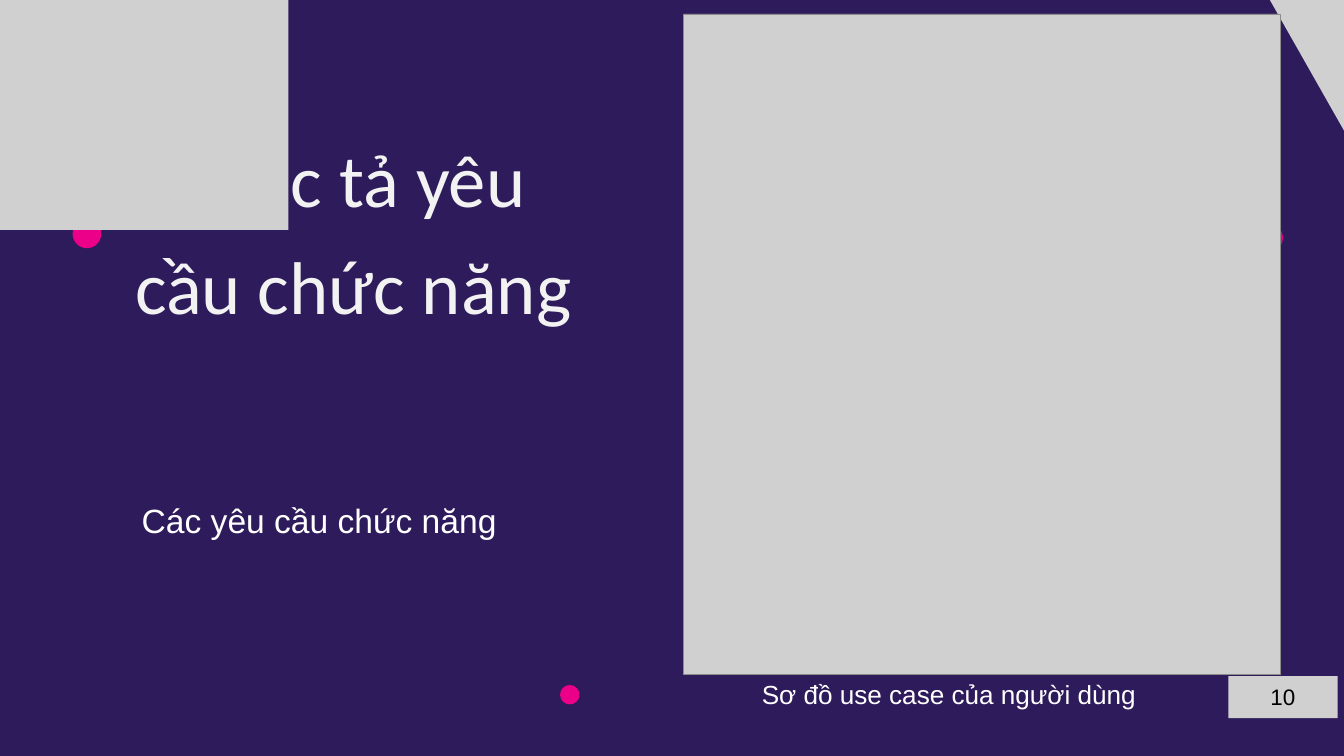
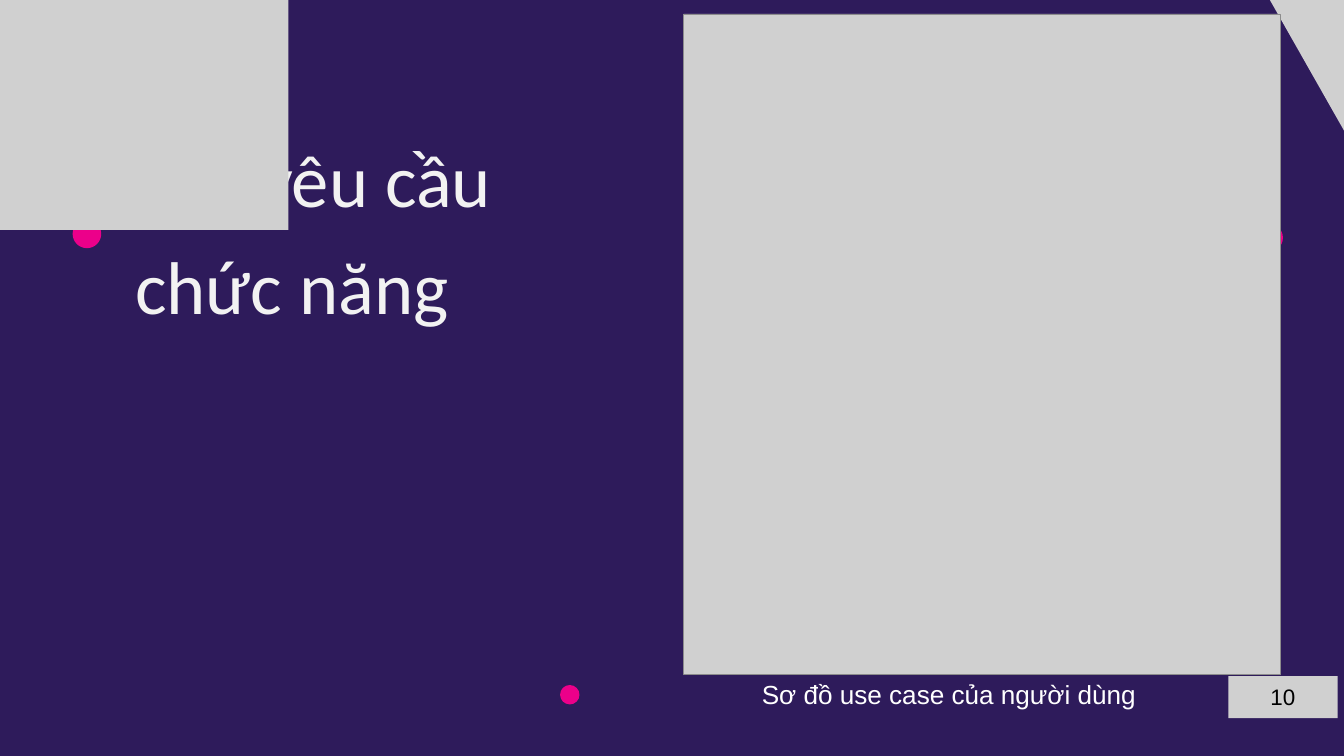
Before and after one commit to B2012257/lvtn_indieGameForum, a slide deck: slide 10 of docs/gameIndiePPT.pptx. Drawn at 1344x756 pixels with LibreOffice and Linux fonts; fonts in the diff are those of the drawing; grey boxes stand for pictures. Boxes give left, top, right and bottom in pixels: in the first picture for what was removed or moved away, otherwise in the second. Text is boxed around its words. In the diff, an @@ line names an element or a change of style, - is before the commit and + after.

```diff
--- a/docs/gameIndiePPT.pptx
+++ b/docs/gameIndiePPT.pptx
@@ text at [135,145,491,327]: text changed @@
-2. Đặc tả yêu cầu chức năng
+Các yêu cầu chức năng
@@ text removed at [142,507,497,539] @@
-Các yêu cầu chức năng
```
Also in this commit, not shown: 10 other slides changed, 18 other files.
